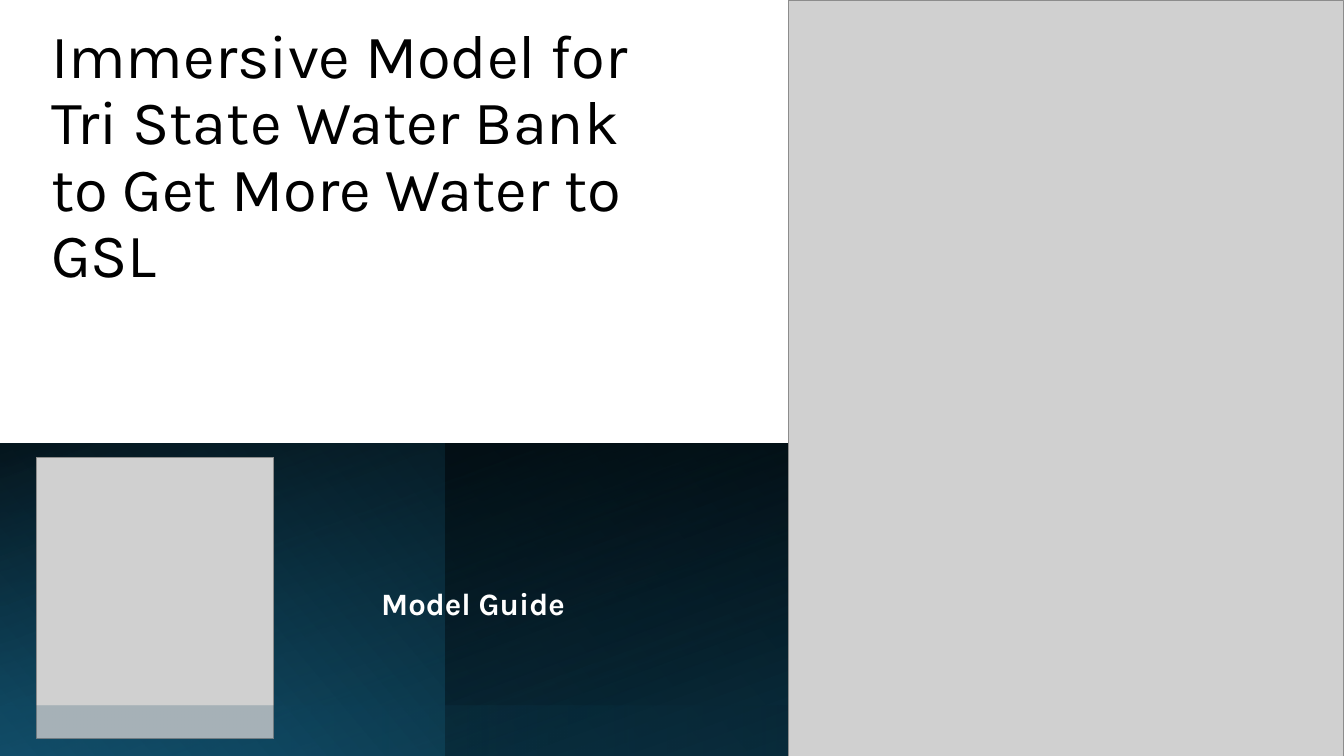
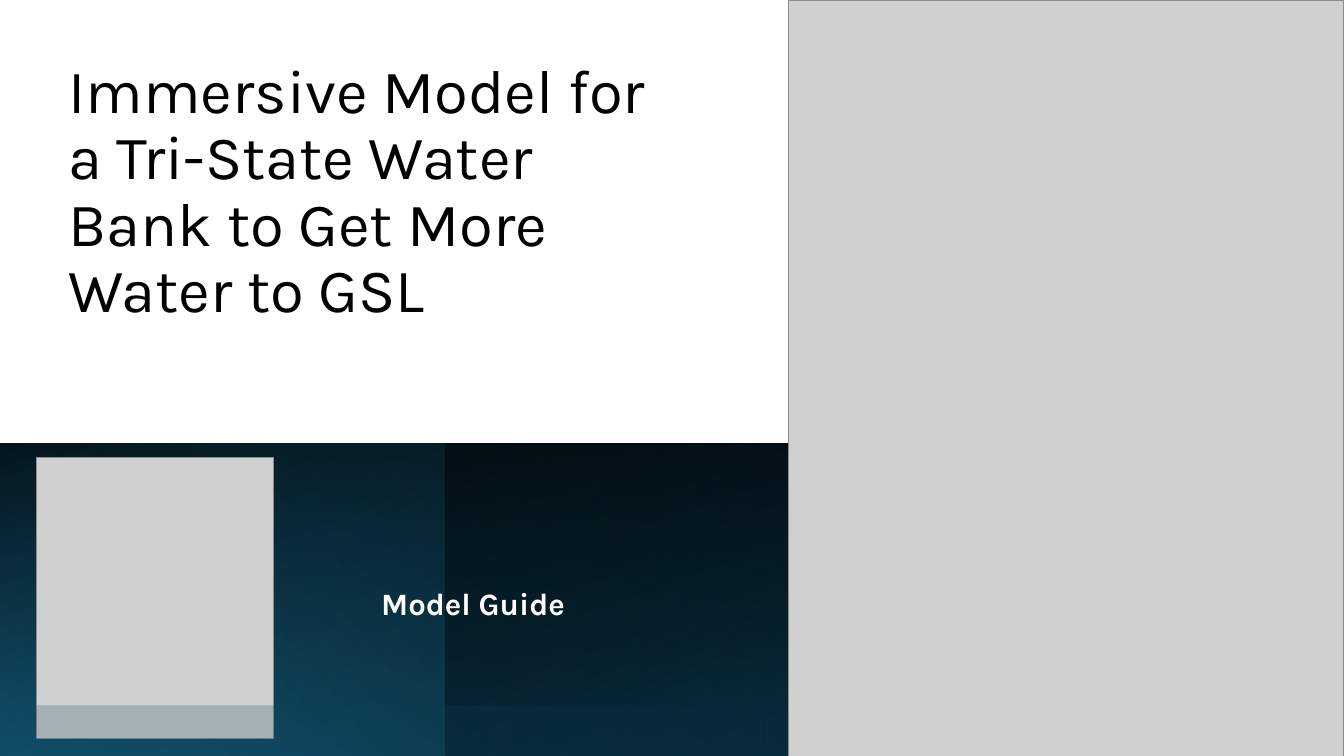
Before and after one commit to HaadiaBaig/BearRiverWaterBank, a slide deck: slide 1 of Session Guide/IntroPresentation.pptx. Drawn at 1344x756 pixels with LibreOffice and Linux fonts; fonts in the diff are those of the drawing; grey boxes stand for pictures. Boxes give left, top, right and bottom in pixels: in the first picture for what was removed or moved away, otherwise in the second. Text is boxed around its words. In the diff, an @@ line names an element or a change of style, - is before the commit and + after.

```diff
--- a/Session Guide/IntroPresentation.pptx
+++ b/Session Guide/IntroPresentation.pptx
@@ title at [68,70,645,313]: text changed @@
-Immersive Model for Tri State Water Bank to Get More Water to GSL
+Immersive Model for a Tri-State Water Bank to Get More Water to GSL
```
Also in this commit, not shown: 2 other slides changed, 2 other files.
